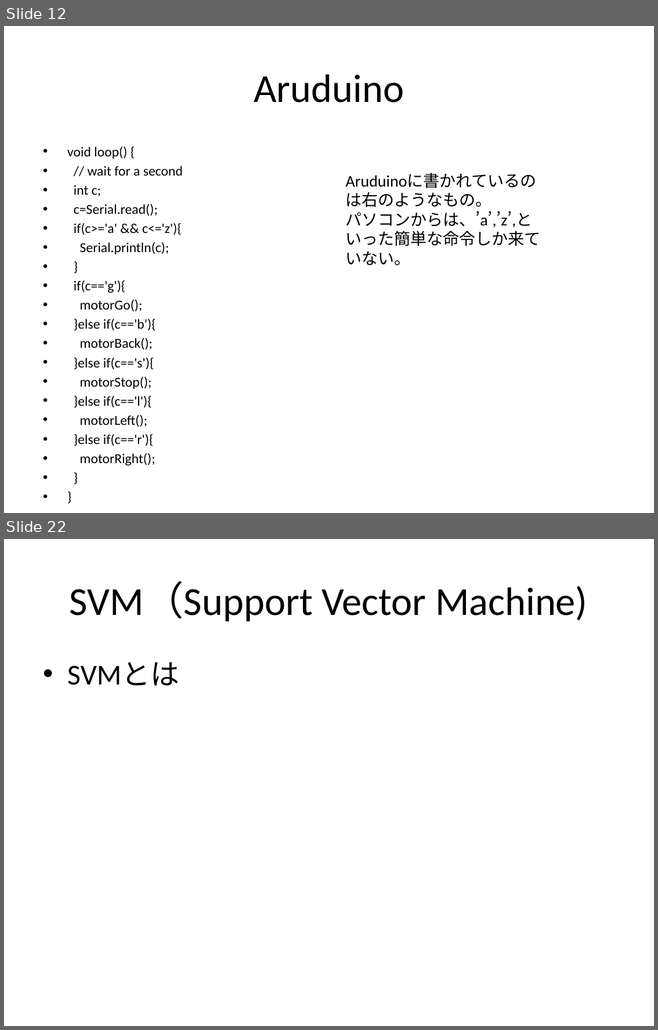
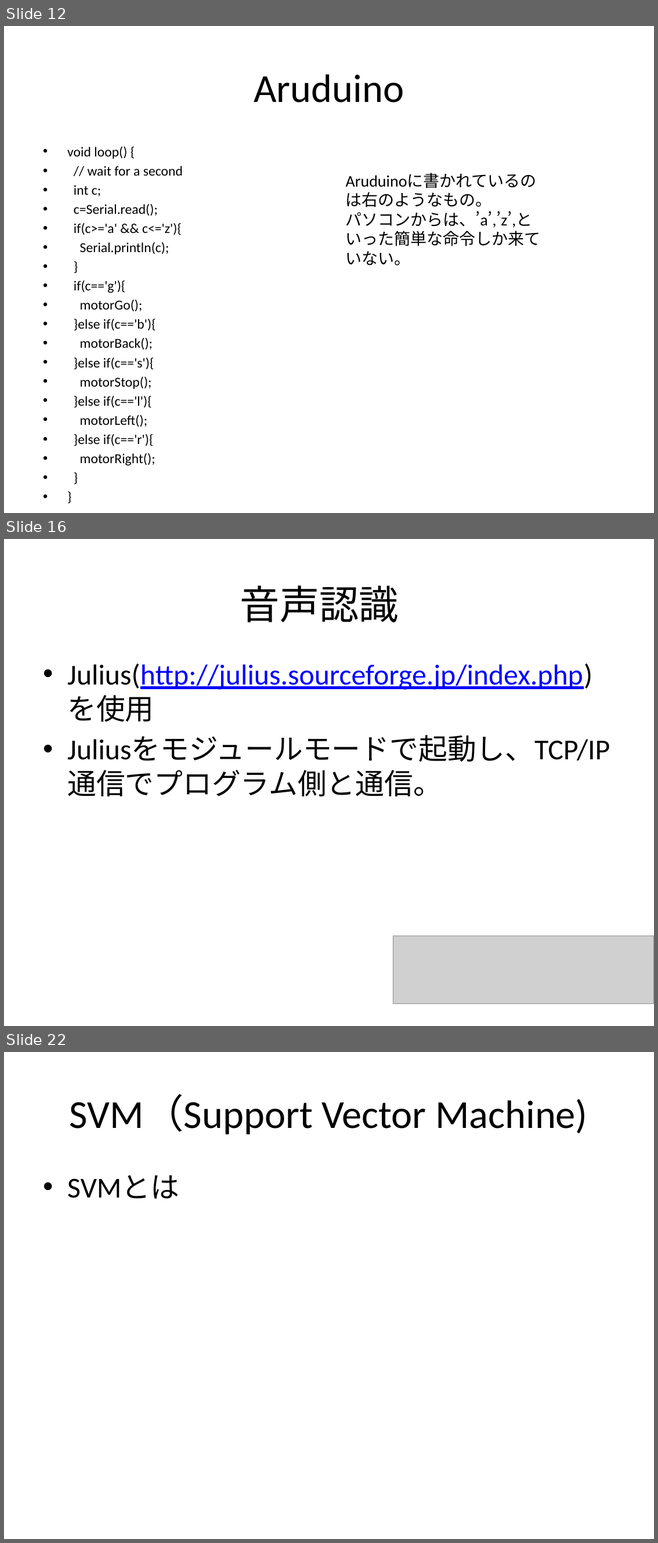
Before and after one commit to Shell-Wataru/AutoRecognition, a slide deck: motor/slideUshimaru.pptx. Shown one above the other, each under a label of ours: slides 12 and 22 before the commit, slides 12, 16 and 22 after it; the slides between them are not shown. The pictures are 658x1030 and 658x1543 pixels, drawn with LibreOffice and Linux fonts; fonts in the diff are those of the drawing; grey boxes stand for pictures. Boxes give left, top, right and bottom in pixels: in the first picture for what was removed or moved away, otherwise in the second. Text is boxed around its words. In the diff, an @@ line names an element or a change of style, - is before the commit and + after.

```diff
--- a/motor/slideUshimaru.pptx
+++ b/motor/slideUshimaru.pptx
@@ slide 16 added at (4, 539, 654, 1026), background #FFFFFF @@
@@ title added at (240, 585, 399, 623), 44 pt, text #000000 @@
+音声認識
@@ text added at (67, 664, 610, 797), 32 pt, text #000000 @@
+• Julius(http://julius.sourceforge.jp/index.php)を使用
+• Juliusをモジュールモードで起動し、TCP/IP通信でプログラム側と通信。
@@ picture added at (393, 936, 654, 1004) @@
```
Also in this commit, not shown: 2 slides changed, 1 other slide added, 2 slides removed.
